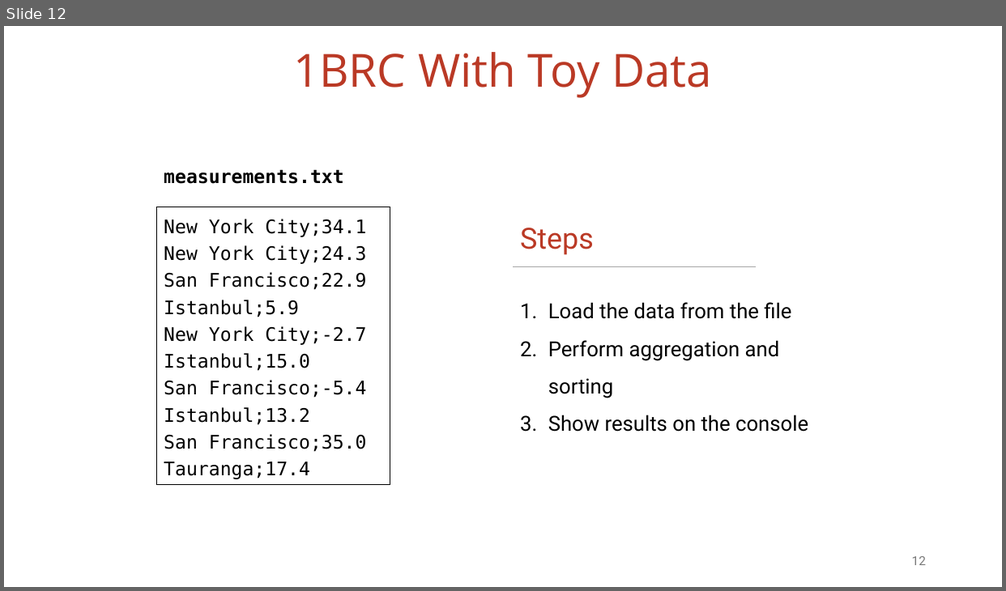
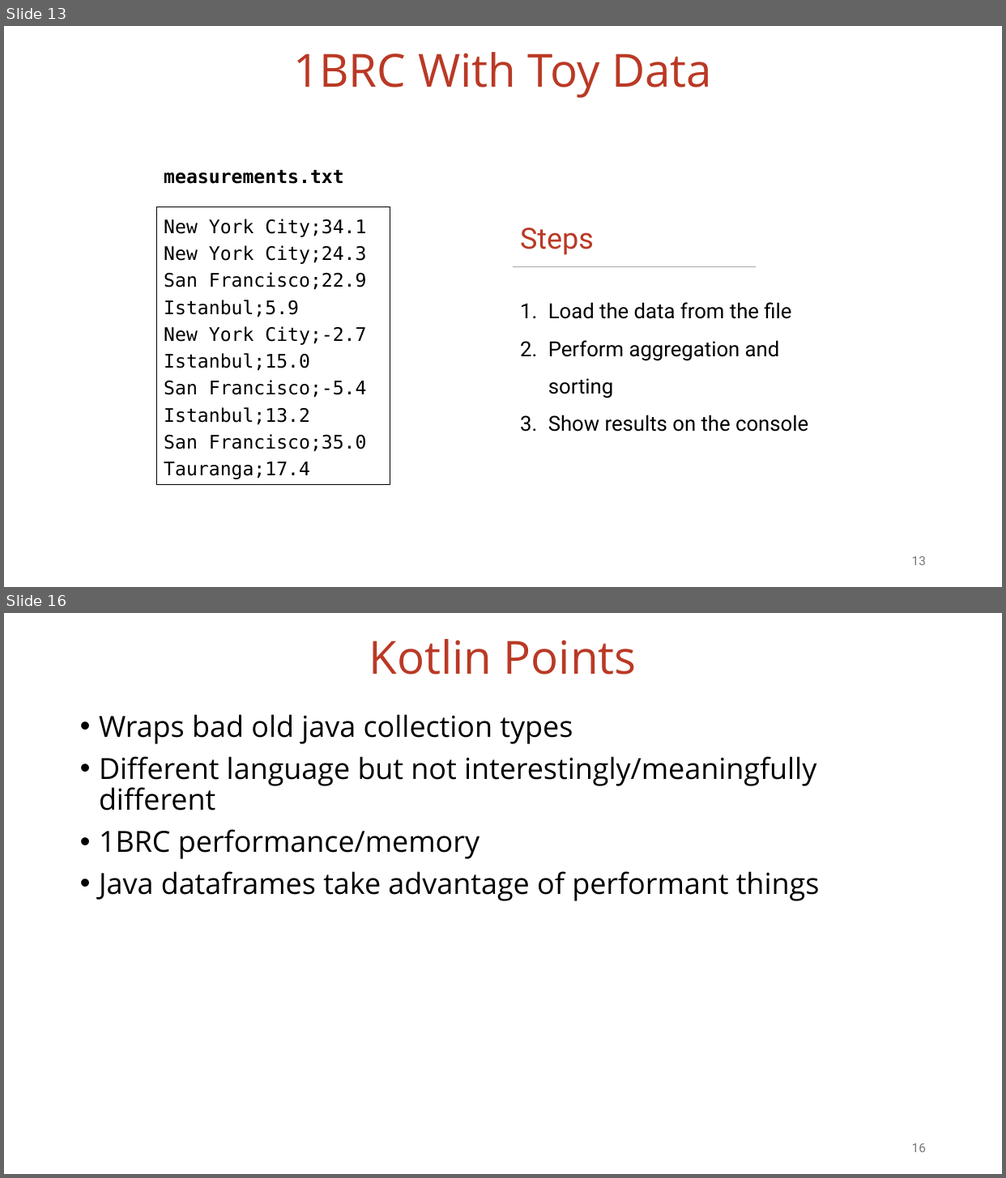
Before and after one commit to vmzakharov/missing-dataframe-talk, a slide deck: presentation/Missing_Dataframe_Long.pptx. Shown one above the other, each under a label of ours: slide 12 before the commit, slides 13 and 16 after it; the slides between them are not shown. The pictures are 1006x591 and 1006x1178 pixels, drawn with LibreOffice and Linux fonts; fonts in the diff are those of the drawing. Boxes give left, top, right and bottom in pixels: in the first picture for what was removed or moved away, otherwise in the second. Text is boxed around its words. In the diff, an @@ line names an element or a change of style, - is before the commit and + after.

```diff
--- a/presentation/Missing_Dataframe_Long.pptx
+++ b/presentation/Missing_Dataframe_Long.pptx
@@ slide 16 added at bbox=[4, 613, 1002, 1174], background #FFFFFF @@
@@ title added at bbox=[369, 639, 637, 675], 44 pt, text #BA3925 @@
+Kotlin Points
@@ text added at bbox=[99, 714, 820, 901], 28 pt, text #000000 @@
+• Wraps bad old java collection types
+• Different language but not interestingly/meaningfully different
+• 1BRC performance/memory
+• Java dataframes take advantage of performant things
@@ page number added at bbox=[912, 1144, 926, 1152], 12 pt, text #797979 @@
+16
@@ what was slide 12 is now slide 13 @@
@@ page number at bbox=[912, 557, 926, 565]: text changed @@
-12
+13
```
Also in this commit, not shown: 3 slides changed, 6 other slides added, 1 other file.
